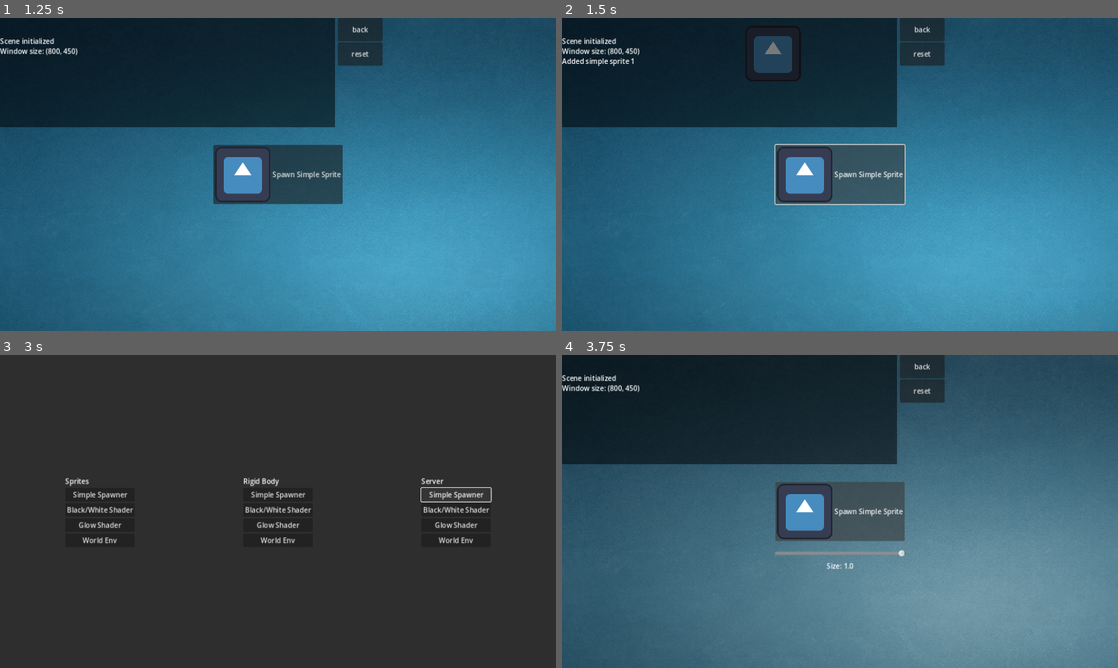
Above: before the commit, frames 1-4 (two rows, left to right).
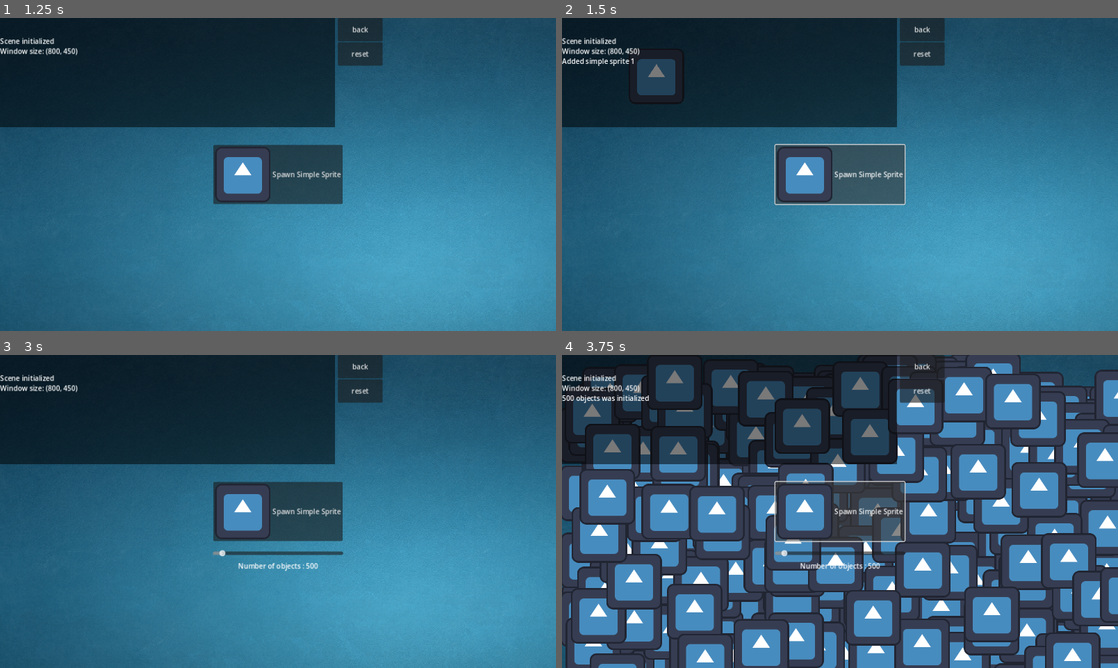
Above: after the commit, the same moments.

Repository: ash4rk/godot_polygon
Game: Godot game, scene res://main.tscn
The game is run twice, just before and just after one commit, with the same random seed, the same clock (stepped at 60 frames per second) and the same inputs. The engine's default icon, where the game draws it, is replaced by a stand-in: a white triangle on a blue panel in a dark square.
Inputs (mouse positions are in pixels of both pictures, inside the frame that each line leads up to):
- Up to frame 1 (1.25 s): click "Simple Spawner" at 0.5 s
- Up to frame 2 (1.5 s): click "Spawn Simple Sprite" at 1.25 s
- Up to frame 3 (3 s): click "back" at 2 s; click "Simple Spawner" at 2.75 s
- Up to frame 4 (3.75 s): click (840, 511) at 3.5 s, where only the run after the commit has a clickable "Spawn Simple Sprite"

Frame 1 is identical in both runs. In frame 2, 1.7% of the frame differs, in the area x 12-43%, y 2-28%; in frame 3, 99%, in the area x 0-100%, y 0-100%; in frame 4, 78%.

Commit message:
FEAT: Add server_spawner scene

Diff:
--- a/main.gd
+++ b/main.gd
@@ -21,7 +21,7 @@
 	get_tree().change_scene_to_file("res://rigidbody_spawner.tscn")
 
 func _on_server_spawner_btn():
-	pass
+	get_tree().change_scene_to_file("res://server_spawner.tscn")
 
 func _on_sprite_bw_btn():
 	get_tree().change_scene_to_file("res://sprites_with_bw_shader.tscn")
--- /dev/null
+++ b/server_spawner.tscn
@@ -0,0 +1,75 @@
+[gd_scene load_steps=6 format=3 uid="uid://bnsggrfl6euhp"]
+
+[ext_resource type="Script" path="res://spawnables/server_spawner.gd" id="1_ua2st"]
+[ext_resource type="Texture2D" uid="uid://caxd6bmqi2nwb" path="res://common/icon.svg" id="2_r6aql"]
+[ext_resource type="PackedScene" uid="uid://ca535jyyat3dk" path="res://common/log.tscn" id="3_tghqk"]
+[ext_resource type="Texture2D" uid="uid://tvg3j776tnst" path="res://common/background.jpg" id="4_ytrak"]
+[ext_resource type="Script" path="res://spawnables/icons_ps.gd" id="5_g8a76"]
+
+[node name="ServerSpawner" type="Node"]
+script = ExtResource("1_ua2st")
+
+[node name="CanvasLayer" type="CanvasLayer" parent="."]
+
+[node name="SpawnSpriteButton" type="Button" parent="CanvasLayer"]
+anchors_preset = 8
+anchor_left = 0.5
+anchor_top = 0.5
+anchor_right = 0.5
+anchor_bottom = 0.5
+offset_left = -148.0
+offset_top = -68.0
+offset_right = 148.0
+offset_bottom = 68.0
+grow_horizontal = 2
+grow_vertical = 2
+text = "Spawn Simple Sprite"
+icon = ExtResource("2_r6aql")
+
+[node name="LogBG" parent="CanvasLayer" instance=ExtResource("3_tghqk")]
+
+[node name="HSlider" type="HSlider" parent="CanvasLayer"]
+custom_minimum_size = Vector2(300, 0)
+anchors_preset = 8
+anchor_left = 0.5
+anchor_top = 0.5
+anchor_right = 0.5
+anchor_bottom = 0.5
+offset_left = -4.0
+offset_top = 88.0
+offset_right = 4.0
+offset_bottom = 104.0
+grow_horizontal = 2
+grow_vertical = 2
+size_flags_horizontal = 4
+size_flags_vertical = 4
+max_value = 10000.0
+step = 100.0
+value = 500.0
+
+[node name="SizeLabel" type="Label" parent="CanvasLayer/HSlider"]
+layout_mode = 1
+anchors_preset = 8
+anchor_left = 0.5
+anchor_top = 0.5
+anchor_right = 0.5
+anchor_bottom = 0.5
+offset_left = -20.0
+offset_top = 18.0
+offset_right = 20.0
+offset_bottom = 41.0
+grow_horizontal = 2
+grow_vertical = 2
+text = "Number of objects : 500"
+
+[node name="Level" type="Node" parent="."]
+
+[node name="Background" type="Sprite2D" parent="Level"]
+texture = ExtResource("4_ytrak")
+centered = false
+
+[node name="Icons" type="Node2D" parent="Level"]
+script = ExtResource("5_g8a76")
+
+[connection signal="button_up" from="CanvasLayer/SpawnSpriteButton" to="." method="_on_spawn_sprite_button_button_up"]
+[connection signal="value_changed" from="CanvasLayer/HSlider" to="." method="_on_h_slider_value_changed"]
--- /dev/null
+++ b/spawnables/icons_ps.gd
@@ -0,0 +1,66 @@
+extends Node2D
+
+var ICONS_COUNT = 0
+const SPEED_MIN = 20
+const SPEED_MAX = 80
+
+const icon_image = preload("res://common/icon.svg")
+
+var icons := []
+var shape
+
+
+class Icon:
+	var position = Vector2()
+	var body = RID()
+
+
+func _ready():
+	shape = PhysicsServer2D.circle_shape_create()
+	PhysicsServer2D.shape_set_data(shape, 8)
+
+	for _i in ICONS_COUNT:
+		var icon = Icon.new()
+		icon.body = PhysicsServer2D.body_create()
+
+		PhysicsServer2D.body_set_space(icon.body, get_world_2d().get_space())
+		PhysicsServer2D.body_add_shape(icon.body, shape)
+		PhysicsServer2D.body_set_collision_mask(icon.body, 0)
+
+		icon.position = Vector2(
+			randf_range(0, get_viewport_rect().size.x),
+			randf_range(0, get_viewport_rect().size.y)
+		)
+		var transform2d = Transform2D()
+		transform2d.origin = icon.position
+		PhysicsServer2D.body_set_state(icon.body, PhysicsServer2D.BODY_STATE_TRANSFORM, transform2d)
+
+		icons.push_back(icon)
+
+
+func _process(_delta):
+	queue_redraw()
+
+
+func _physics_process(delta):
+	var transform2d = Transform2D()
+	var offset = get_viewport_rect().size.x + 16
+	for icon in icons:
+		if icon.position.x < -16:
+			icon.position.x = offset
+
+		transform2d.origin = icon.position
+		PhysicsServer2D.body_set_state(icon.body, PhysicsServer2D.BODY_STATE_TRANSFORM, transform2d)
+
+func _draw():
+	var offset = -icon_image.get_size() * 0.05
+	for icon in icons:
+		draw_texture(icon_image, icon.position + offset)
+
+
+func _exit_tree():
+	for icon in icons:
+		PhysicsServer2D.free_rid(icon.body)
+
+	PhysicsServer2D.free_rid(shape)
+	icons.clear()
--- /dev/null
+++ b/spawnables/server_spawner.gd
@@ -0,0 +1,23 @@
+extends Node
+
+const SIMPLE_SPRITE = preload("res://spawnables/simple_sprite.tscn")
+@onready var Log : RichTextLabel = $CanvasLayer/LogBG/Log
+var number_of_objects: int = 500
+
+func _print_log(text_value : String) -> void:
+	Log.text += text_value + "\n"
+
+func _ready():
+	_print_log("Scene initialized")
+	_print_log("Window size: " + str(DisplayServer.window_get_size()))
+
+func _on_spawn_sprite_button_button_up():
+	$Level/Icons._exit_tree()
+	$Level/Icons.ICONS_COUNT = number_of_objects
+	$Level/Icons._ready()
+	_print_log(str(number_of_objects) + " objects was initialized")
+
+
+func _on_h_slider_value_changed(value):
+	number_of_objects = value
+	$CanvasLayer/HSlider/SizeLabel.text = "Number of objects: " + str(value)
--- a/sprite_spawner.tscn
+++ b/sprite_spawner.tscn
@@ -5,7 +5,7 @@
 [ext_resource type="Texture2D" uid="uid://caxd6bmqi2nwb" path="res://common/icon.svg" id="3_sgv01"]
 [ext_resource type="PackedScene" uid="uid://ca535jyyat3dk" path="res://common/log.tscn" id="4_7rp82"]
 
-[node name="RigidbodySimple" type="Node"]
+[node name="SpriteSpawner" type="Node"]
 script = ExtResource("1_qh373")
 
 [node name="CanvasLayer" type="CanvasLayer" parent="."]
